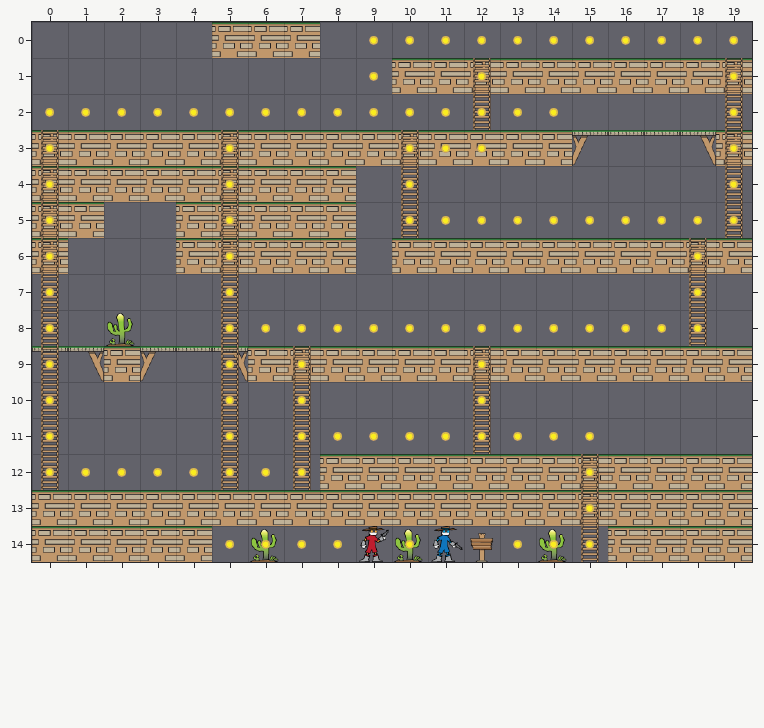
One commit to this Tiled map: Tiled/level1.tmx. That is the earlier state.
Cells are 50x50 px. Shown: x 0..19, y 0..14.
After:
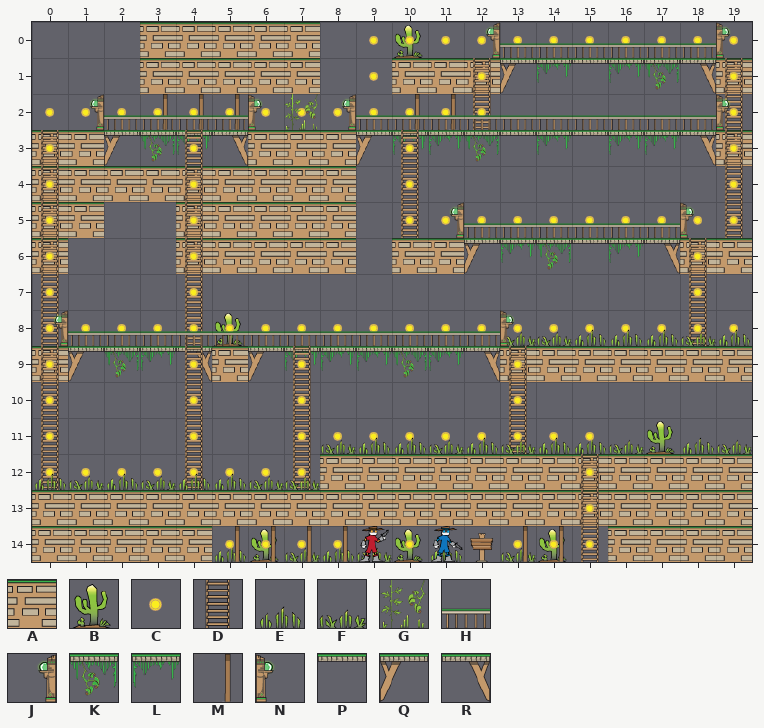
Key: from "bandit_spritesheet": A 34, B 65, C 66, D 80, E 182, F 183, G 187, H 271, J 279, K 303, L 304, M 318, N 326; from "t2": P 200, Q 210, R 228.
_ is an empty cell, . an unchanged one.
What changed:
layer "Blocks" opacity 97% -> 100%
--- layer "Blocks"
@@ x 3..18 @@
- 0 __..............
- 1 _____.....AAAAAA
+ 0 AA..............
+ 1 AAAAA.....QLPLKR
@@ x 2..17 @@
- 3 AAAA...AAAAAAQPP
+ 3 QKLR...QLLKPLPLL
@@ x 12..17 @@
- 6 AAAAAA
+ 6 QLKPLR
@@ x 0..12 @@
- 9 PRAQPRAAAAAAA
+ 9 AQKLRAQLLLKLR
--- layer "Ladders"
@@ x 4..13 @@
- 3 _D........
- 4 _D........
- 5 _D........
- 6 _D........
- 7 _D........
- 8 _D........
- 9 _D......D_
-10 _D......D_
-11 _D......D_
-12 _D........
+ 3 D_........
+ 4 D_........
+ 5 D_........
+ 6 D_........
+ 7 D_........
+ 8 D_........
+ 9 D_......_D
+10 D_......_D
+11 D_......_D
+12 D_........
--- layer "Back"
@@ x 10..10 @@
- 0 _
+ 0 B
@@ x 3..11 @@
- 2 ___....__
+ 2 MMM....MM
@@ x 5..13 @@
- 8 _......._
+ 8 B.......F
@@ x 15..17 @@
-11 _._
+11 E.B
@@ x 5..13 @@
-14 _.___._._
+14 E.FEF.E.F
--- layer "Coins"
@@ x 1..19 @@
- 2 ............CC.....
- 3 ..._C.....CC.......
- 4 ..._C..............
- 5 ..._C..............
- 6 ..._C..............
- 7 ..._C..............
- 8 ____.............._
- 9 ..._C......C_......
-10 ..._C......C_......
-11 ..._C..............
+ 2 ............__.....
+ 3 ...C_.....__.......
+ 4 ...C_..............
+ 5 ...C_..............
+ 6 ...C_..............
+ 7 ...C_..............
+ 8 CCCC..............C
+ 9 ...C_......_C......
+10 ...C_......_C......
+11 ...C_..............
--- layer "Front"
@@ x 12..19 @@
- 0 ________
+ 0 JHHHHHHN
@@ x 1..19 @@
- 2 ___________________
+ 2 JHHHHNGJHHHHHHHHHHN
@@ x 11..18 @@
- 5 ________
+ 5 JHHHHHHN
@@ x 0..19 @@
- 8 __B_________________
+ 8 JHHHHHHHHHHHHNFEEEFE
@@ x 0..19 @@
-11 ........_______._.__
-12 ________............
+11 ........FEEFEFE.F.EF
+12 EFEFEEFF............
@@ x 5..14 @@
-14 ____....__
+14 MMMM....MM
